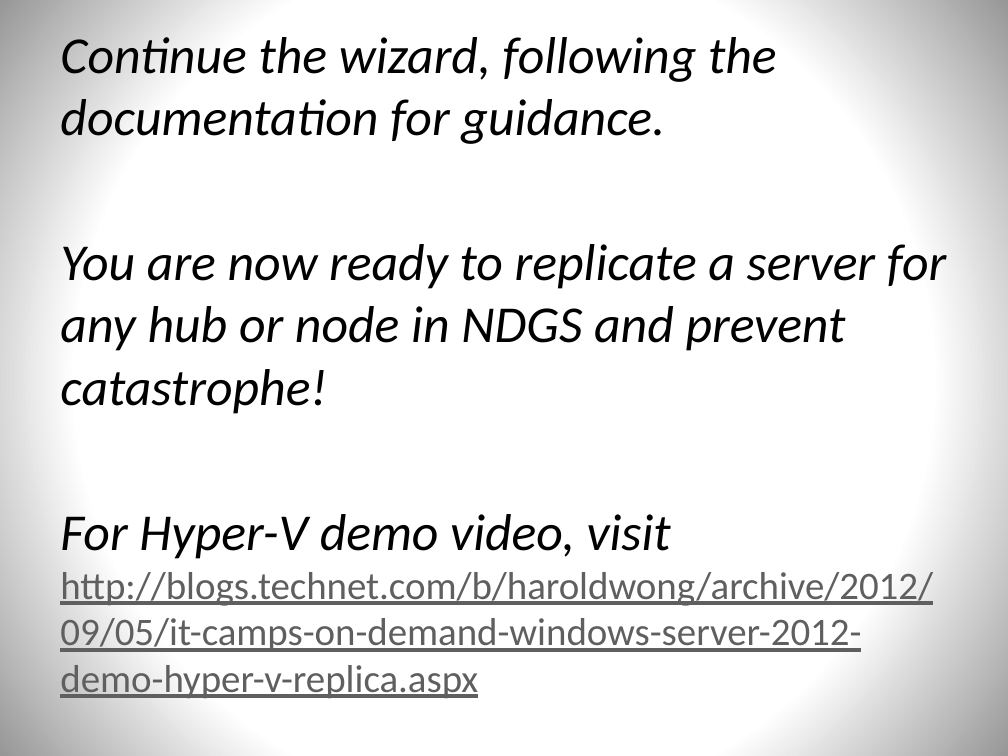
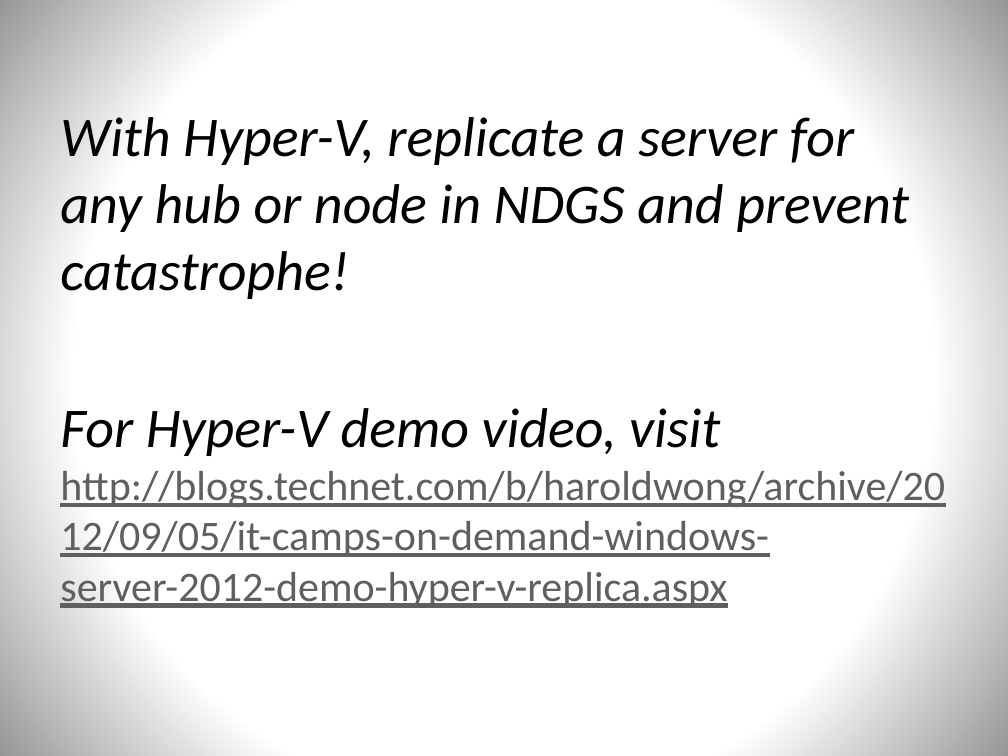
Before and after one commit to usgin/Workshops, a slide deck: slide 5 of EasternRegionalWorkshop/Hyper-V.pptx (slide 7 before the commit). Drawn at 1008x756 pixels with LibreOffice and Linux fonts; fonts in the diff are those of the drawing. Boxes give left, top, right and bottom in pixels: in the first picture for what was removed or moved away, otherwise in the second. Text is boxed around its words. In the diff, an @@ line names an element or a change of style, - is before the commit and + after.

Commit message:
updated HyperV ppt

```diff
--- a/EasternRegionalWorkshop/Hyper-V.pptx
+++ b/EasternRegionalWorkshop/Hyper-V.pptx
@@ text at [60,117,909,299]: text changed; size 37 to 40 pt @@
-Continue the wizard, following the documentation for guidance.
-You are now ready to replicate a server for any hub or node in NDGS and prevent catastrophe!
+With Hyper-V, replicate a server for any hub or node in NDGS and prevent catastrophe!
@@ text at [60,408,945,608]: size 37 to 40 pt in "For Hyper-V demo video, visit"; size 27.8 to 30 pt in "http://blogs.technet.com/b/haroldwong/archive/2012/09/05/it- ..." @@
```
Also in this commit, not shown: 3 other slides changed, 2 slides added, 2 slides removed.
